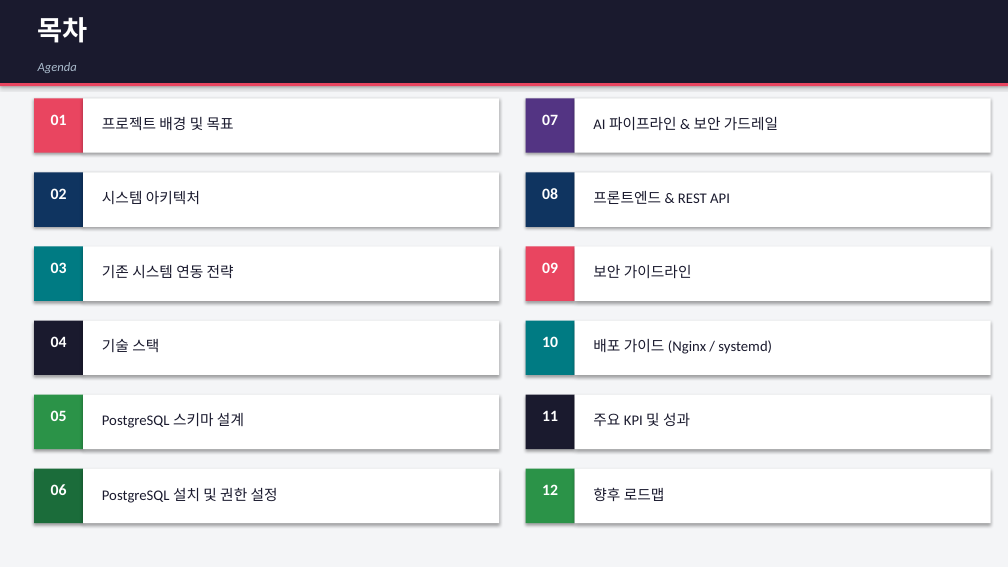
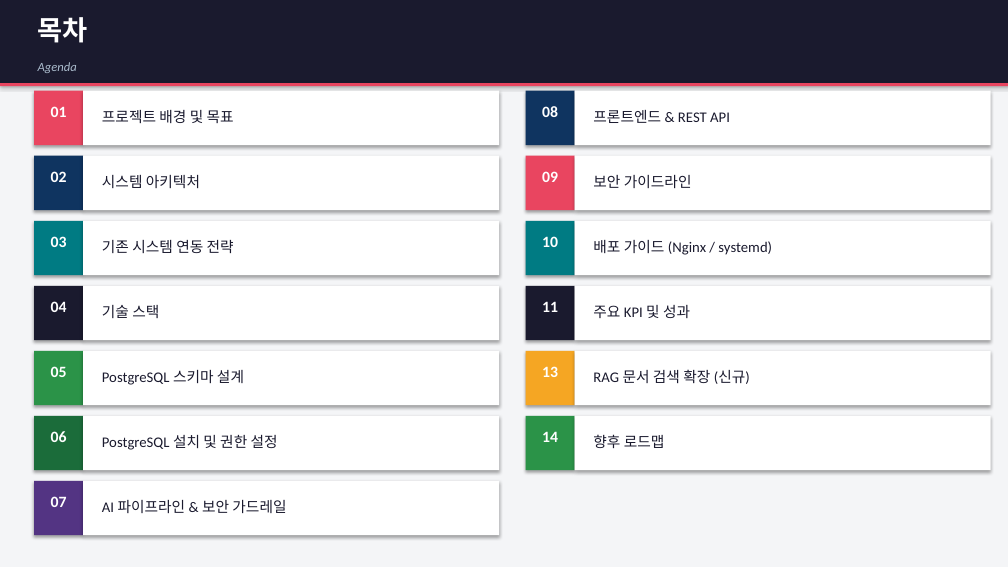
Before and after one commit to plmnj2003/foundry-dashboard, a slide deck: slide 2 of docs/presentation.pptx. Drawn at 1008x567 pixels with LibreOffice and Linux fonts; fonts in the diff are those of the drawing. Boxes give left, top, right and bottom in pixels: in the first picture for what was removed or moved away, otherwise in the second. Text is boxed around its words. In the diff, an @@ line names an element or a change of style, - is before the commit and + after.

```diff
--- a/docs/presentation.pptx
+++ b/docs/presentation.pptx
@@ text "01": place and size @@
-text "01" at bbox=[51, 114, 67, 125]
+text "01" at bbox=[51, 106, 67, 117]
@@ 2 rectangles, 1 text: place and size @@
-2 rectangles, 1 text at bbox=[34, 98, 499, 153]
+2 rectangles, 1 text at bbox=[34, 91, 499, 145]
@@ 2 texts, 2 rectangles: place and size @@
-2 texts, 2 rectangles at bbox=[526, 172, 991, 227]
+2 texts, 2 rectangles at bbox=[526, 91, 991, 145]
@@ 2 texts, 2 rectangles: place and size @@
-2 texts, 2 rectangles at bbox=[34, 172, 499, 227]
+2 texts, 2 rectangles at bbox=[34, 156, 499, 210]
@@ 2 texts, 2 rectangles: place and size @@
-2 texts, 2 rectangles at bbox=[526, 247, 991, 301]
+2 texts, 2 rectangles at bbox=[526, 156, 991, 210]
@@ 2 texts, 2 rectangles: place and size @@
-2 texts, 2 rectangles at bbox=[34, 247, 499, 301]
+2 texts, 2 rectangles at bbox=[34, 221, 499, 275]
@@ 2 texts, 2 rectangles: place and size @@
-2 texts, 2 rectangles at bbox=[526, 321, 991, 375]
+2 texts, 2 rectangles at bbox=[526, 221, 991, 275]
@@ 2 texts, 2 rectangles: place and size @@
-2 texts, 2 rectangles at bbox=[34, 321, 499, 375]
+2 texts, 2 rectangles at bbox=[34, 286, 499, 340]
@@ 2 texts, 2 rectangles: place and size @@
-2 texts, 2 rectangles at bbox=[526, 395, 991, 449]
+2 texts, 2 rectangles at bbox=[526, 286, 991, 340]
@@ 2 texts, 2 rectangles: place and size @@
-2 texts, 2 rectangles at bbox=[34, 395, 499, 449]
+2 texts, 2 rectangles at bbox=[34, 351, 499, 405]
@@ rectangle: place and size @@
-rectangle at bbox=[526, 469, 575, 523]
+rectangle at bbox=[526, 351, 575, 405]
@@ rectangle at bbox=[526, 351, 575, 405]: fill #2B9348 to #F5A623 @@
@@ rectangle: place and size @@
-rectangle at bbox=[575, 469, 991, 523]
+rectangle at bbox=[575, 351, 991, 405]
@@ text added at bbox=[542, 366, 558, 377], 15 pt, text #FFFFFF, bold @@
+13
@@ text added at bbox=[593, 369, 750, 384], 14 pt, text #1A1A2E @@
+RAG 문서 검색 확장 (신규)
@@ rectangle added at bbox=[526, 416, 575, 470], fill #2B9348 @@
@@ rectangle added at bbox=[575, 416, 991, 470], fill #FFFFFF @@
@@ text added at bbox=[542, 431, 558, 442], 15 pt, text #FFFFFF, bold @@
+14
@@ 3 texts, 2 rectangles: place and size @@
-3 texts, 2 rectangles at bbox=[34, 469, 665, 523]
+3 texts, 2 rectangles at bbox=[34, 416, 665, 470]
@@ text "07": place and size @@
-text "07" at bbox=[542, 114, 558, 125]
+text "07" at bbox=[51, 496, 67, 507]
@@ 2 rectangles, 1 text: place and size @@
-2 rectangles, 1 text at bbox=[526, 98, 991, 153]
+2 rectangles, 1 text at bbox=[34, 481, 499, 535]
@@ text removed at bbox=[542, 484, 558, 495] @@
-12
```
Also in this commit, not shown: 4 other slides changed, 1 slide added, 32 other files.
